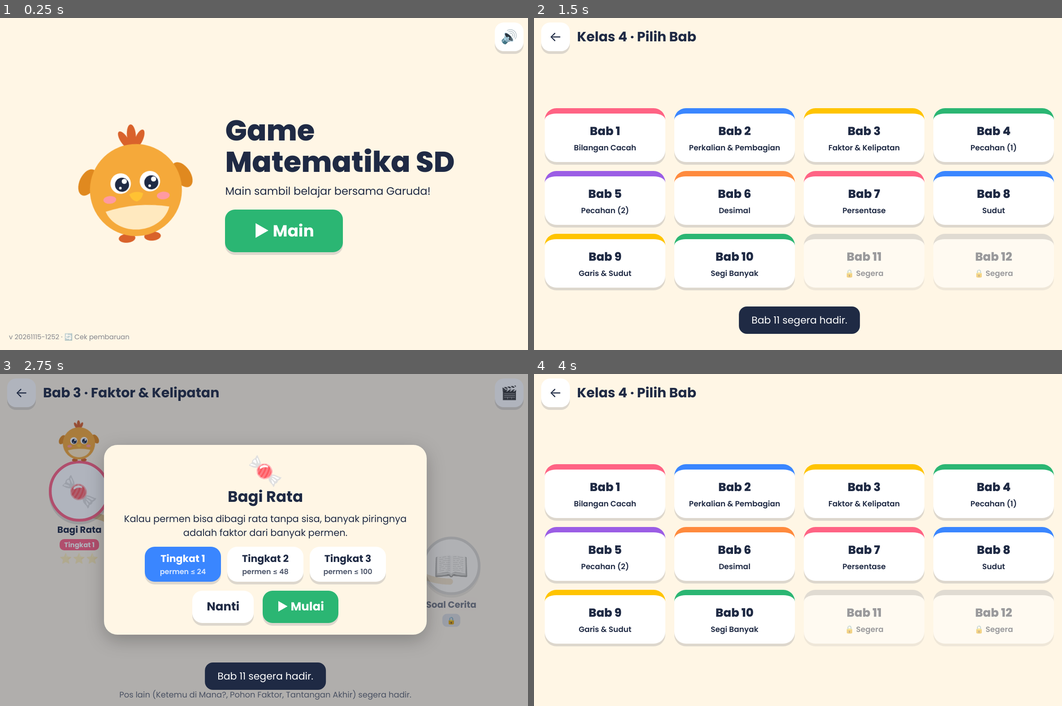
Above: before the commit, frames 1-4 (two rows, left to right).
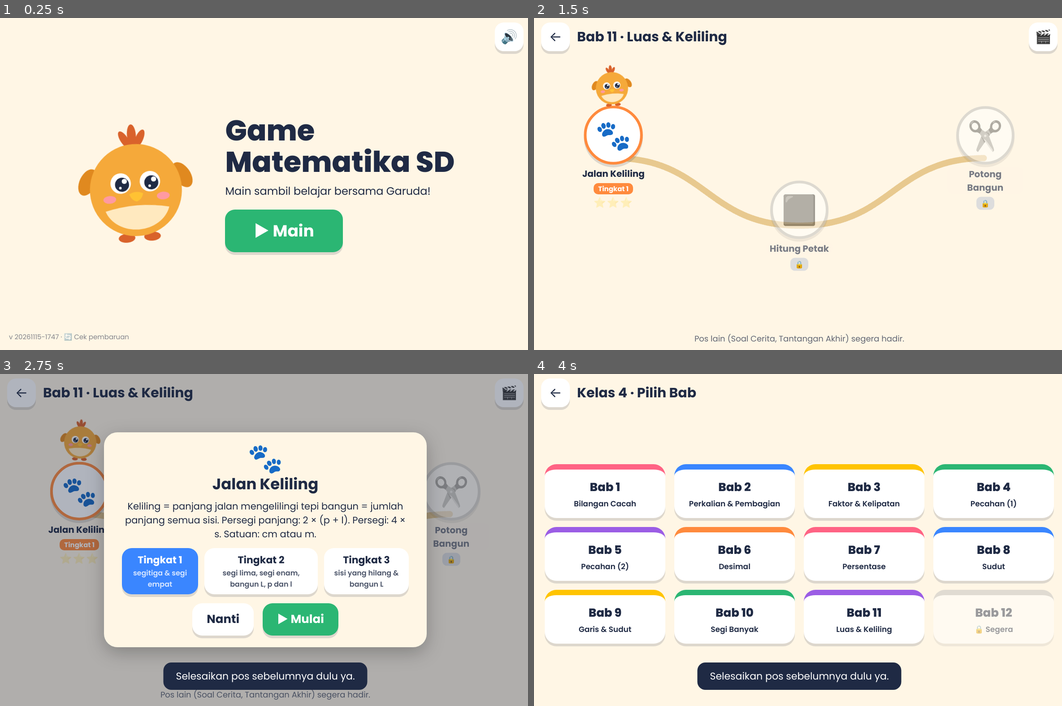
Above: after the commit, the same moments.

Repository: seskiramadhan/game_sd_matematika
Game: browser game, page index.html
Same seed, same stepped clock (60 frames per second), same inputs: the game is played once before the commit and once after it.
Inputs (mouse positions are in pixels of both pictures, inside the frame that each line leads up to; where the layout moved, square brackets give the same spot in the first picture):
- Up to frame 1 (0.25 s): no input
- Up to frame 2 (1.5 s): click "▶ Main" at 0.27 s; click "Kelas 4 Ayo main!" at 0.52 s; click (798, 227) at 1.07 s; click "Bab 11 🔒 Segera" (after the commit: "Bab 11 Luas & Keliling") at 1.27 s
- Up to frame 3 (2.75 s): click (163, 520) [163, 523] at 1.67 s; click (264, 583) at 1.87 s, where only the run after the commit has a clickable "🟦 Hitung Petak 🔒"; click (369, 506) [369, 510] at 2.27 s; click "🍬 Bagi Rata Tingkat 1 ⭐⭐⭐" (after the commit: "🐾 Jalan Keliling Tingkat 1 ⭐⭐⭐") at 2.47 s
- Up to frame 4 (4 s): click (877, 603) at 2.87 s; click "Nanti" at 3.07 s; click (671, 619) at 3.47 s; click "←" at 3.67 s

The runs differ from the first frame. In frame 1, less than 0.1% of the frame differs, in the area x 8-25%, y 95-98%; in frame 2, 41%, in the area x 2-100%, y 1-99%; in frame 3, 18%; in frame 4, 3.7%.

Commit message:
Kelas 4 Bab 11 Tahap 1: peta bab, README, catatan pembangunan, versi 20261115-1747
Co-Authored-By: Claude Sonnet 5.5 <noreply@anthropic.com>

Diff:
--- a/css/style.css
+++ b/css/style.css
@@ -716,3 +716,46 @@
 .papan-potongan.muncul, .gambar-papan text.muncul { opacity: 0; animation: munculPot .5s ease-out forwards; }
 @keyframes munculPot { from { opacity: 0; transform: translateY(-26px); } to { opacity: 1; transform: none; } }
 @media (max-height: 790px) { .sb-baki { width: 340px; } .sb-info { font-size: 17px; min-width: 200px; } .sb-kontrol .tombol-bantu { min-height: 56px; font-size: 19px; padding: 8px 14px; } }
+
+/* ---------- Bab 11 · Luas & Keliling ---------- */
+.gambar-luas { display: block; filter: drop-shadow(0 6px 0 rgba(31,42,68,.12)); }
+.gambar-luas .lk-label, .gambar-luas .lk-nomor { pointer-events: none; }
+.gambar-luas text { pointer-events: none; }
+.lk-ketuk { cursor: pointer; }
+.lk-garuda { transition: transform .5s ease-in-out, opacity .2s; pointer-events: none; }
+.lk-kedip { animation: kedipLuas .7s ease-in-out infinite alternate; }
+@keyframes kedipLuas { from { opacity: .25; } to { opacity: 1; } }
+.lk-kanan { max-width: 330px; }
+.lk-info { min-height: 64px; }
+.lk-jumlah { font-size: 28px; font-weight: 800; text-align: center; color: #E8731F; min-height: 36px; }
+.lk-jumlah b { color: var(--merah); }
+.lk-arti { font-size: 19px; line-height: 1.35; text-align: center; background: #FFF3C4; border-radius: 14px; padding: 10px 14px; }
+.lk-arti b { color: var(--biru); }
+.lk-setengah { color: #E0A800; font-weight: 800; }
+.lk-mini-opsi { display: flex; gap: 10px; justify-content: center; margin-top: 8px; }
+.lk-mini-opsi .tombol { min-width: 64px; min-height: 56px; font-size: 26px; padding: 6px 12px; }
+.lk-petunjuk { font-size: 17px; font-weight: 600; margin-top: 6px; color: var(--merah); }
+.lk-kel-tengah { pointer-events: none; }
+.lk-benda { display: flex; align-items: center; gap: 22px; background: #fff; border-radius: 22px; box-shadow: var(--bayang); padding: 20px 30px; min-width: 520px; }
+.lk-benda-kecil { min-width: 0; padding: 12px 22px; }
+.lk-benda-ikon { font-size: 86px; line-height: 1; }
+.lk-benda-teks { font-size: 32px; font-weight: 800; line-height: 1.3; }
+.lk-titik { color: var(--merah); }
+.lk-chip { display: inline-block; width: 22px; height: 22px; border-radius: 6px; vertical-align: -3px; opacity: .7; }
+.lk-alat { display: flex; gap: 16px; justify-content: center; }
+.lk-potong { min-width: 240px; }
+.lk-dua { display: flex; gap: 22px; justify-content: center; align-items: stretch; }
+.lk-kartu { background: #fff; border-radius: 20px; box-shadow: var(--bayang); padding: 8px 12px; display: flex; flex-direction: column; align-items: center; gap: 4px; }
+.lk-kartu-judul { font-size: 22px; font-weight: 800; text-align: center; }
+.lk-kartu-judul small { font-size: 16px; font-weight: 600; opacity: .8; }
+.lk-kartu-tombol { border: 0; font-family: inherit; min-width: 0; padding: 8px 12px; border-bottom: 8px solid var(--biru); }
+.lk-kartu-tombol:active { background: #F2F8FF; }
+.lk-kartu-isi svg { display: block; }
+.lk-dua-kecil .lk-kartu-judul { font-size: 18px; }
+.lk-sama { color: #1C9A5E; font-weight: 800; }
+.lk-beda { color: var(--merah); font-weight: 800; }
+@media (max-height: 790px) { .lk-jumlah { font-size: 23px; } .lk-arti { font-size: 16px; padding: 8px 10px; } .lk-benda-ikon { font-size: 64px; } .lk-benda-teks { font-size: 26px; } .lk-benda { min-width: 440px; } .lk-kartu-judul { font-size: 18px; } .lk-potong { min-width: 200px; } .lk-kanan { max-width: 290px; } }
+.lk-info { font-size: 22px; }
+.lk-info b { font-size: 1.25em; }
+.lk-tiga { align-items: center; }
+.lk-kel-besar { font-size: 27px; white-space: nowrap; background: #FFF3C4; border-radius: 14px; padding: 10px 16px; }
--- a/index.html
+++ b/index.html
@@ -7,7 +7,7 @@
 <meta name="mobile-web-app-capable" content="yes">
 <meta name="apple-mobile-web-app-title" content="Matematika SD">
 <meta name="theme-color" content="#FFF6E5">
-<meta name="versi" content="20261115-1252">
+<meta name="versi" content="20261115-1747">
 <meta http-equiv="Cache-Control" content="no-cache">
 <title>Game Matematika SD</title>
 <link rel="icon" href="assets/garuda/garuda-senang.svg" type="image/svg+xml">
@@ -15,7 +15,7 @@
 <link rel="preconnect" href="https://fonts.googleapis.com">
 <link rel="preconnect" href="https://fonts.gstatic.com" crossorigin>
 <link href="https://fonts.googleapis.com/css2?family=Poppins:wght@400;600;700;800&display=swap" rel="stylesheet">
-<link rel="stylesheet" href="css/style.css?v=20261115-1252">
+<link rel="stylesheet" href="css/style.css?v=20261115-1747">
 </head>
 <body>
 <div id="putar-layar">Putar iPad ke posisi <b>mendatar</b> ya.</div>
@@ -105,61 +105,66 @@
 <div class="toast" id="toast" hidden></div>
 <button class="tombol tombol-perbarui" id="tombol-perbarui" hidden>🔄 Ada versi baru · Perbarui</button>
 
-<script src="js/simpan.js?v=20261115-1252"></script>
-<script src="js/suara.js?v=20261115-1252"></script>
-<script src="js/engine.js?v=20261115-1252"></script>
-<script src="js/kelas-4/bab-1/bilangan.js?v=20261115-1252"></script>
-<script src="js/kelas-4/bab-1/susun-angka.js?v=20261115-1252"></script>
-<script src="js/kelas-4/bab-1/mana-lebih-besar.js?v=20261115-1252"></script>
-<script src="js/kelas-4/bab-1/bulatkan.js?v=20261115-1252"></script>
-<script src="js/kelas-4/bab-1/bab.js?v=20261115-1252"></script>
-<script src="js/kelas-4/bab-2/hitung.js?v=20261115-1252"></script>
-<script src="js/kelas-4/bab-2/tabel-kilat.js?v=20261115-1252"></script>
-<script src="js/kelas-4/bab-2/kali-kotak.js?v=20261115-1252"></script>
-<script src="js/kelas-4/bab-2/bagi-bersusun.js?v=20261115-1252"></script>
-<script src="js/kelas-4/bab-2/bab.js?v=20261115-1252"></script>
-<script src="js/kelas-4/bab-3/bagi-rata.js?v=20261115-1252"></script>
-<script src="js/kelas-4/bab-3/katak-loncat.js?v=20261115-1252"></script>
-<script src="js/kelas-4/bab-3/prima.js?v=20261115-1252"></script>
-<script src="js/soal-cerita.js?v=20261115-1252"></script>
-<script src="js/kelas-4/bab-3/soal-cerita-data.js?v=20261115-1252"></script>
-<script src="js/kelas-4/bab-3/bab.js?v=20261115-1252"></script>
-<script src="js/kelas-4/bab-4/pecahan.js?v=20261115-1252"></script>
-<script src="js/kelas-4/bab-4/potong-pizza.js?v=20261115-1252"></script>
-<script src="js/kelas-4/bab-4/cokelat-kembar.js?v=20261115-1252"></script>
-<script src="js/kelas-4/bab-4/bandingkan.js?v=20261115-1252"></script>
-<script src="js/kelas-4/bab-4/bab.js?v=20261115-1252"></script>
-<script src="js/kelas-4/bab-5/campuran.js?v=20261115-1252"></script>
-<script src="js/kelas-4/bab-5/roti-utuh.js?v=20261115-1252"></script>
-<script src="js/kelas-4/bab-5/tukar-bentuk.js?v=20261115-1252"></script>
-<script src="js/kelas-4/bab-5/bagi-kelompok.js?v=20261115-1252"></script>
-<script src="js/kelas-4/bab-5/bab.js?v=20261115-1252"></script>
-<script src="js/kelas-4/bab-6/desimal.js?v=20261115-1252"></script>
-<script src="js/kelas-4/bab-6/kotak-seratus.js?v=20261115-1252"></script>
-<script src="js/kelas-4/bab-6/garis-desimal.js?v=20261115-1252"></script>
-<script src="js/kelas-4/bab-6/mana-lebih-besar.js?v=20261115-1252"></script>
-<script src="js/kelas-4/bab-6/bab.js?v=20261115-1252"></script>
-<script src="js/kelas-4/bab-7/persen.js?v=20261115-1252"></script>
-<script src="js/kelas-4/bab-7/kotak-persen.js?v=20261115-1252"></script>
-<script src="js/kelas-4/bab-7/tukar-persen.js?v=20261115-1252"></script>
-<script src="js/kelas-4/bab-7/persen-dari.js?v=20261115-1252"></script>
-<script src="js/kelas-4/bab-7/bab.js?v=20261115-1252"></script>
-<script src="js/kelas-4/bab-8/sudut.js?v=20261115-1252"></script>
-<script src="js/kelas-4/bab-8/jenis-sudut.js?v=20261115-1252"></script>
-<script src="js/kelas-4/bab-8/baca-busur.js?v=20261115-1252"></script>
-<script src="js/kelas-4/bab-8/putar-arah.js?v=20261115-1252"></script>
-<script src="js/kelas-4/bab-8/bab.js?v=20261115-1252"></script>
-<script src="js/kelas-4/bab-9/garis.js?v=20261115-1252"></script>
-<script src="js/kelas-4/bab-9/jenis-garis.js?v=20261115-1252"></script>
-<script src="js/kelas-4/bab-9/tarik-garis.js?v=20261115-1252"></script>
-<script src="js/kelas-4/bab-9/sudut-silang.js?v=20261115-1252"></script>
-<script src="js/kelas-4/bab-9/bab.js?v=20261115-1252"></script>
-<script src="js/kelas-4/bab-10/bangun.js?v=20261115-1252"></script>
-<script src="js/kelas-4/bab-10/hitung-sisi.js?v=20261115-1252"></script>
-<script src="js/kelas-4/bab-10/cek-sifat.js?v=20261115-1252"></script>
-<script src="js/kelas-4/bab-10/susun-bangun.js?v=20261115-1252"></script>
-<script src="js/kelas-4/bab-10/bab.js?v=20261115-1252"></script>
-<script src="js/app.js?v=20261115-1252"></script>
-<script src="js/versi.js?v=20261115-1252"></script>
+<script src="js/simpan.js?v=20261115-1747"></script>
+<script src="js/suara.js?v=20261115-1747"></script>
+<script src="js/engine.js?v=20261115-1747"></script>
+<script src="js/kelas-4/bab-1/bilangan.js?v=20261115-1747"></script>
+<script src="js/kelas-4/bab-1/susun-angka.js?v=20261115-1747"></script>
+<script src="js/kelas-4/bab-1/mana-lebih-besar.js?v=20261115-1747"></script>
+<script src="js/kelas-4/bab-1/bulatkan.js?v=20261115-1747"></script>
+<script src="js/kelas-4/bab-1/bab.js?v=20261115-1747"></script>
+<script src="js/kelas-4/bab-2/hitung.js?v=20261115-1747"></script>
+<script src="js/kelas-4/bab-2/tabel-kilat.js?v=20261115-1747"></script>
+<script src="js/kelas-4/bab-2/kali-kotak.js?v=20261115-1747"></script>
+<script src="js/kelas-4/bab-2/bagi-bersusun.js?v=20261115-1747"></script>
+<script src="js/kelas-4/bab-2/bab.js?v=20261115-1747"></script>
+<script src="js/kelas-4/bab-3/bagi-rata.js?v=20261115-1747"></script>
+<script src="js/kelas-4/bab-3/katak-loncat.js?v=20261115-1747"></script>
+<script src="js/kelas-4/bab-3/prima.js?v=20261115-1747"></script>
+<script src="js/soal-cerita.js?v=20261115-1747"></script>
+<script src="js/kelas-4/bab-3/soal-cerita-data.js?v=20261115-1747"></script>
+<script src="js/kelas-4/bab-3/bab.js?v=20261115-1747"></script>
+<script src="js/kelas-4/bab-4/pecahan.js?v=20261115-1747"></script>
+<script src="js/kelas-4/bab-4/potong-pizza.js?v=20261115-1747"></script>
+<script src="js/kelas-4/bab-4/cokelat-kembar.js?v=20261115-1747"></script>
+<script src="js/kelas-4/bab-4/bandingkan.js?v=20261115-1747"></script>
+<script src="js/kelas-4/bab-4/bab.js?v=20261115-1747"></script>
+<script src="js/kelas-4/bab-5/campuran.js?v=20261115-1747"></script>
+<script src="js/kelas-4/bab-5/roti-utuh.js?v=20261115-1747"></script>
+<script src="js/kelas-4/bab-5/tukar-bentuk.js?v=20261115-1747"></script>
+<script src="js/kelas-4/bab-5/bagi-kelompok.js?v=20261115-1747"></script>
+<script src="js/kelas-4/bab-5/bab.js?v=20261115-1747"></script>
+<script src="js/kelas-4/bab-6/desimal.js?v=20261115-1747"></script>
+<script src="js/kelas-4/bab-6/kotak-seratus.js?v=20261115-1747"></script>
+<script src="js/kelas-4/bab-6/garis-desimal.js?v=20261115-1747"></script>
+<script src="js/kelas-4/bab-6/mana-lebih-besar.js?v=20261115-1747"></script>
+<script src="js/kelas-4/bab-6/bab.js?v=20261115-1747"></script>
+<script src="js/kelas-4/bab-7/persen.js?v=20261115-1747"></script>
+<script src="js/kelas-4/bab-7/kotak-persen.js?v=20261115-1747"></script>
+<script src="js/kelas-4/bab-7/tukar-persen.js?v=20261115-1747"></script>
+<script src="js/kelas-4/bab-7/persen-dari.js?v=20261115-1747"></script>
+<script src="js/kelas-4/bab-7/bab.js?v=20261115-1747"></script>
+<script src="js/kelas-4/bab-8/sudut.js?v=20261115-1747"></script>
+<script src="js/kelas-4/bab-8/jenis-sudut.js?v=20261115-1747"></script>
+<script src="js/kelas-4/bab-8/baca-busur.js?v=20261115-1747"></script>
+<script src="js/kelas-4/bab-8/putar-arah.js?v=20261115-1747"></script>
+<script src="js/kelas-4/bab-8/bab.js?v=20261115-1747"></script>
+<script src="js/kelas-4/bab-9/garis.js?v=20261115-1747"></script>
+<script src="js/kelas-4/bab-9/jenis-garis.js?v=20261115-1747"></script>
+<script src="js/kelas-4/bab-9/tarik-garis.js?v=20261115-1747"></script>
+<script src="js/kelas-4/bab-9/sudut-silang.js?v=20261115-1747"></script>
+<script src="js/kelas-4/bab-9/bab.js?v=20261115-1747"></script>
+<script src="js/kelas-4/bab-10/bangun.js?v=20261115-1747"></script>
+<script src="js/kelas-4/bab-10/hitung-sisi.js?v=20261115-1747"></script>
+<script src="js/kelas-4/bab-10/cek-sifat.js?v=20261115-1747"></script>
+<script src="js/kelas-4/bab-10/susun-bangun.js?v=20261115-1747"></script>
+<script src="js/kelas-4/bab-10/bab.js?v=20261115-1747"></script>
+<script src="js/kelas-4/bab-11/luas.js?v=20261115-1747"></script>
+<script src="js/kelas-4/bab-11/jalan-keliling.js?v=20261115-1747"></script>
+<script src="js/kelas-4/bab-11/hitung-petak.js?v=20261115-1747"></script>
+<script src="js/kelas-4/bab-11/potong-bangun.js?v=20261115-1747"></script>
+<script src="js/kelas-4/bab-11/bab.js?v=20261115-1747"></script>
+<script src="js/app.js?v=20261115-1747"></script>
+<script src="js/versi.js?v=20261115-1747"></script>
 </body>
 </html>
--- /dev/null
+++ b/js/kelas-4/bab-11/bab.js
@@ -0,0 +1,13 @@
+// Konfigurasi Kelas 4 Bab 11: daftar pos di peta bab. (Video bab ini belum ada: tombol 🎬 menampilkan "segera hadir".)
+window.DAFTAR_BAB = window.DAFTAR_BAB || {};
+window.DAFTAR_BAB['k4b11'] = {
+  kelas: 4,
+  bab: 11,
+  judul: 'Luas & Keliling',
+  catatan: 'Pos lain (Soal Cerita, Tantangan Akhir) segera hadir.',
+  pos: [
+    { id: 'jalan-keliling', ikon: '🐾', nama: 'Jalan Keliling', warna: '#FF8A3D', game: () => window.GameJalanKeliling },
+    { id: 'hitung-petak', ikon: '🟦', nama: 'Hitung Petak', warna: '#3A86FF', game: () => window.GameHitungPetak },
+    { id: 'potong-bangun', ikon: '✂️', nama: 'Potong Bangun', warna: '#9B5DE5', game: () => window.GamePotongBangun },
+  ],
+};
--- a/versi.json
+++ b/versi.json
@@ -1 +1 @@
-{"versi":"20261115-1252"}
+{"versi":"20261115-1747"}
Not shown, changed: rencana/kelas-4-bab-11.md
